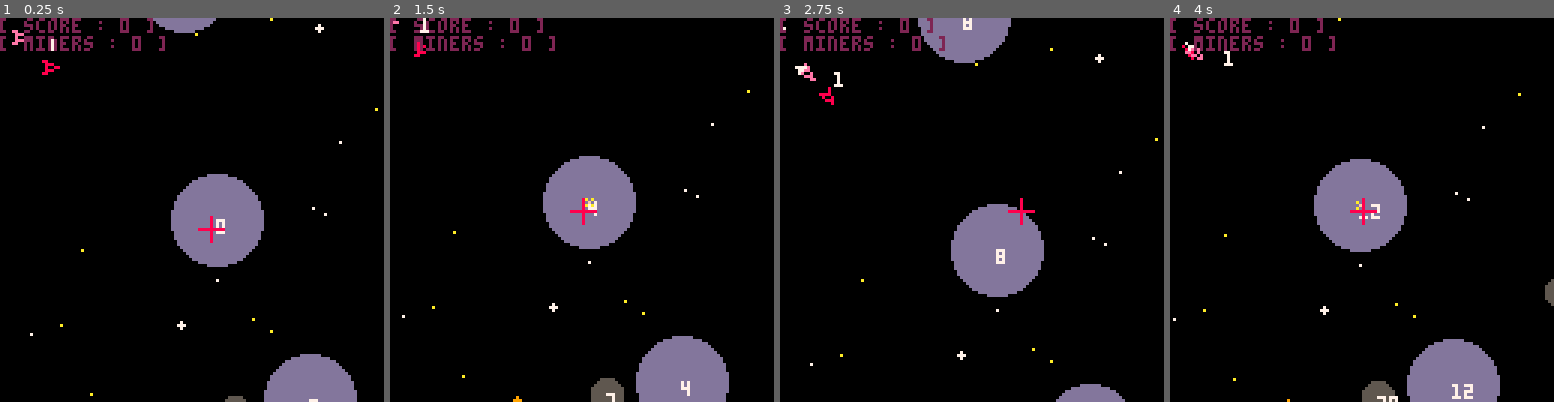
Above: before the commit, frames 1-4 (left to right).
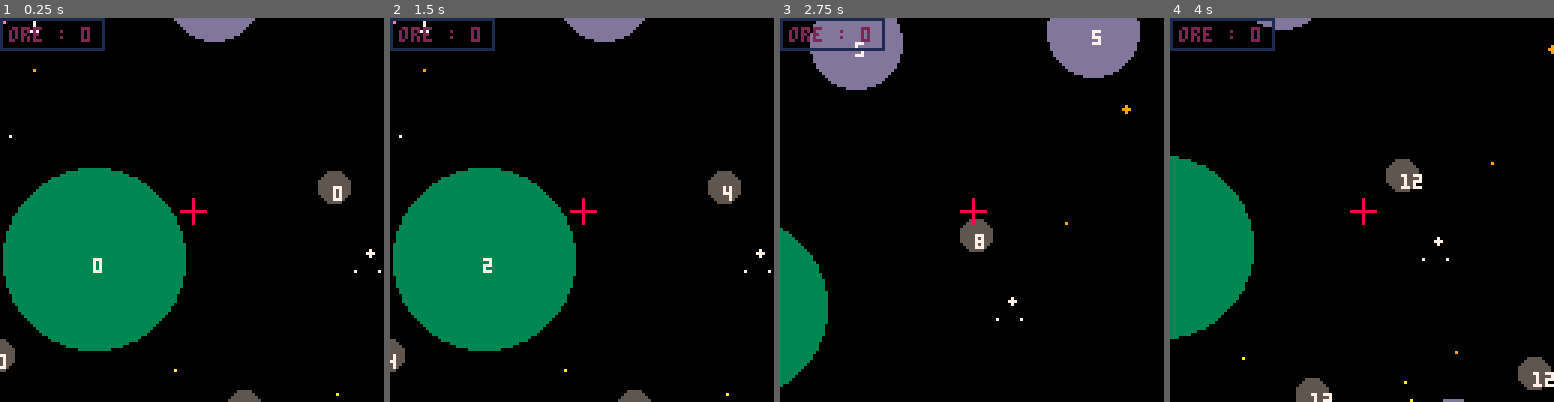
Above: after the commit, the same moments.

Repository: TarkanAl-Kazily/game-jams
Game: PICO-8 cartridge gmtk/main.p8
Two runs of this game, one before a commit and one after it. Both use one fixed random seed, a clock stepped at 60 frames per second and the inputs below.
Inputs:
- Up to frame 1 (0.25 s): no input
- Up to frame 2 (1.5 s): tap X (X key) at 0.33, 1.07 s; tap O (Z key) at 0.7 s
- Up to frame 3 (2.75 s): hold Right 1.6-2.1 s; tap O (Z key) at 1.7, 2.1, 2.5 s; tap X (X key) at 1.85 s; hold Up 2.15-2.42 s; hold Right from 2.47 s (still down)
- Up to frame 4 (4 s): tap O (Z key) at 2.9, 3.3, 3.7 s; tap X (X key) at 2.97 s; release Right at 3.03 s; hold Left 3.08-3.58 s; hold Down 3.63-3.97 s

The runs differ from the first frame. In frame 1, 28% of the frame differs, in the area x 0-100%, y 0-100%; in frame 2, 29%; in frame 3, 19%; in frame 4, 20%.

Commit message:
Version 11
Made new miner's cost money
Now you can swap into individual miners for manual control
Miners that fly offscreen dissappear forever

Diff:
--- a/gmtk/controls.lua
+++ b/gmtk/controls.lua
@@ -114,8 +114,34 @@
             break
         end
     end
+    if zone == nil then
+        return false
+    end
     local removed = del(miner_targets, zone)
     if removed == nil then
         add(miner_targets, zone)
     end
+    return true
 end
+
+function switch_to_ship()
+    local ship = nil
+    for i=1, #entities do
+        local e = entities[i]
+        if e.type == "miner" and overlap(e, player_camera) then
+            ship = e
+            break
+        end
+    end
+    if ship == nil then
+        return false
+    end
+    player = ship
+    ship.type = "player"
+    return true
+end
+
+function switch_from_ship()
+    player.type = "miner"
+    player = nil
+end
--- a/gmtk/main.p8
+++ b/gmtk/main.p8
@@ -1,7 +1,7 @@
 pico-8 cartridge // http://www.pico-8.com
 version 29
 __lua__
--- space clicker v0_9
+-- space clicker v0_11
 -- tarkan al-kazily
 
 #include objects.lua
@@ -13,7 +13,7 @@
 score = 0
 miner_count = 0
 entities = {}
-player_camera = {type="meta", state={q={x=64, y=64}}}
+player_camera = {type="meta", state={q={x=64, y=64}}, radius=1}
 camera_pos = {x=0, y=0}
 world_bounds = {min={x=-128, y=-128}, max={x=255, y=255}}
 background = nil
@@ -21,15 +21,12 @@
 seed_background = 42
 seed_zones = 48
 
-player_mode = "ship"
+player_mode = "manager"
 
 function _init()
   background = generate_background()
   entities = generate_zones()
-  player = new_player()
-  player.state.q = {x=10, y=10, d=0}
   miner = new_miner()
-  add(entities, player)
   add(entities, miner)
 end
 
@@ -73,12 +70,16 @@
     draw_miner_path()
   end
 
-  print("[ score : "..flr(score).." ]", camera_pos.x, camera_pos.y, 2)
-  print("[ miners : "..miner_count.." ]", camera_pos.x, camera_pos.y + 6, 2)
-
-
-  line(player_camera.state.q.x - 4, player_camera.state.q.y, player_camera.state.q.x + 4, player_camera.state.q.y, 8)
-  line(player_camera.state.q.x, player_camera.state.q.y - 4, player_camera.state.q.x, player_camera.state.q.y + 4, 8)
+
+  msg = "ore : "..flr(score)
+  rect(camera_pos.x, camera_pos.y, camera_pos.x + 6 + 4 * #msg, camera_pos.y + 10, 1)
+  print(msg, camera_pos.x + 3, camera_pos.y+ 3, 2)
+
+
+  if player_mode == "manager" then
+    line(player_camera.state.q.x - 4, player_camera.state.q.y, player_camera.state.q.x + 4, player_camera.state.q.y, 8)
+    line(player_camera.state.q.x, player_camera.state.q.y - 4, player_camera.state.q.x, player_camera.state.q.y + 4, 8)
+  end
   line(-128, -128, -128, 254, 1)
   line(254, 254)
   line(254, -128)
@@ -119,10 +120,10 @@
 function update_entity(e)
   update_state(e.state, e.control, e.limits, _delta_t)
   if (e.state.q.x < world_bounds.min.x) or (e.state.q.y < world_bounds.min.y) then
-    e.state = create_state(nil, nil, nil)
+    del(entities, e)
   end
   if (e.state.q.x > world_bounds.max.x) or (e.state.q.y > world_bounds.max.y) then
-    e.state = create_state(nil, nil, nil)
+    del(entities, e)
   end
 
   if e.type == "miner" then
@@ -140,16 +141,16 @@
 
 
 function update_zone(zone)
-  zone.point = min(100, zone.point + zone.point_growth * _delta_t)
+  zone.point = min(zone.point_cap, zone.point + zone.point_growth * _delta_t)
 end
 
 function update_points(ship)
   for i=1,#entities do
     e = entities[i]
     if (e.type == "zone") and overlap(e, ship) then
-      --printh(e.state.q.x..","..e.state.q.y..","..e.radius)
-      score += e.point
-      e.point = 0
+      local pts = flr(e.point)
+      score += pts
+      e.point -= pts
     end
   end
 end
@@ -161,16 +162,24 @@
   if player_mode == "ship" then
     update_player_control()
     update_camera()
-    if btnp(4) then
+    if btnp(5) then
+      switch_from_ship()
       player_mode = "manager"
     end
   else
     control_camera()
-    if btnp(4) then
-      player_mode = "ship"
-    end
     if btnp(5) then
-      modify_miner_path()
+      local affected_miner_path = modify_miner_path()
+      if not affected_miner_path and switch_to_ship() then
+        player_mode = "ship"
+      end
+    end
+  end
+
+  if btnp(4) then
+    if score > 100 then
+      score -= 100
+      add(entities, new_miner())
     end
   end
 end
@@ -217,13 +226,7 @@
 
 function overlap(e1, e2)
   local dx, dy = e1.state.q.x - e2.state.q.x, e1.state.q.y - e2.state.q.y
-  local sum_radius = 0
-  if e1.type == "zone" then
-    sum_radius += e1.radius
-  end
-  if e2.type == "zone" then
-    sum_radius += e2.radius
-  end
+  local sum_radius = e1.radius + e2.radius
   if abs(dx) > sum_radius or abs(dy) > sum_radius then
     return false
   end
--- a/gmtk/objects.lua
+++ b/gmtk/objects.lua
@@ -16,6 +16,7 @@
     result.control = create_control()
     result.limits = nil
     result.type = nil
+    result.radius = 3
     return result
 end
 
@@ -66,30 +67,34 @@
   result.color = 11
   result.point = 0
   result.point_growth = 1.0
+  result.point_cap = 100
   return result
 end
 
 -- Creates multiple random zone type entities
 function generate_zones()
-  srand(seed_zones)
   local result = {}
   for i=1, 32 do
     local zone = new_zone()
     zone.state.q = {x=rnd_between(world_bounds.min.x, world_bounds.max.x), y=rnd_between(world_bounds.min.y, world_bounds.max.y), d=0}
     size = flr(rnd(10))
-    if size < 1 then
+    if size < 2 then
       -- large planet
       zone.radius = 30
       zone.color = 3
+      zone.point_growth = 1.5
+      zone.point_cap = 200
     elseif size < 5 then
       -- medium planet
       zone.radius = 15
       zone.color = 13
-      zone.point_growth = 3.0
+      zone.point_growth = 2.0
+      zone.point_cap = 100
     else
       zone.radius = 5
       zone.color = 5
-      zone.point_growth = 5.0
+      zone.point_growth = 3.0
+      zone.point_cap = 50
     end
     local add_zone = true
     for j=1, #result do
@@ -108,7 +113,6 @@
 
 -- creates a starry background. should be called once
 function generate_background()
-  srand(seed_background)
   local result = {}
   for i=1,128 do
     local star = {x=rnd_between(world_bounds.min.x, world_bounds.max.x), y=rnd_between(world_bounds.min.y, world_bounds.max.y), c=flr(rnd(3)), t=flr(rnd(4))}
